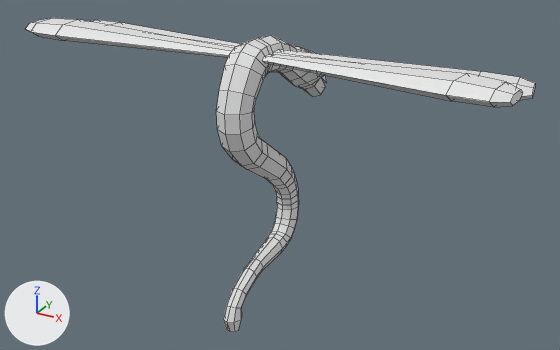
An edit to the Blender file Blends/DragonFlyCilindro.blend, drawn before and after from the same camera.
Before and after are seen from a 50 mm camera at (5.92, -10.08, 4.64) aimed at (0.09, 0.52, -0.66). Lighting does not change. The marker at lower left points along +X, +Y and +Z. Mesh edges are drawn as thin lines.

In view in the first picture: 'Body'.
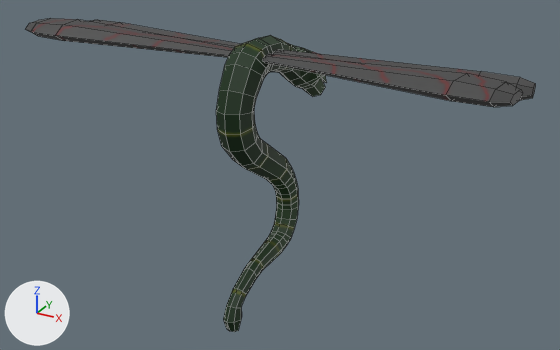
Edits to the bpy script that builds the scene:
```text
Add img_dragonfly_texture_png:
    img_dragonfly_texture_png = load_image('DragonFly_texture.png', 'DragonFly_texture.png', 256, 256, 'sRGB')
Add mat_dragonfly_texture_png:
    mat_dragonfly_texture_png = principled_material('DragonFly_texture.png')
    mat_dragonfly_texture_png.texture = img_dragonfly_texture_png
Change me_cube_001:
    where me_cube_001.from_pydata(...)  # 244 vertices, 200 faces; spans x 0.0..4.08, y -1.12..2.16, z -2.93..1.81
    add me_cube_001.materials.append(mat_dragonfly_texture_png)  # picture img_dragonfly_texture_png
```

Location of each change, [x1, y1, x2, y2] in pixels of the pictures (560 x 350 px):
'Body', recoloured (white to grey): [26, 18, 535, 332] in both
